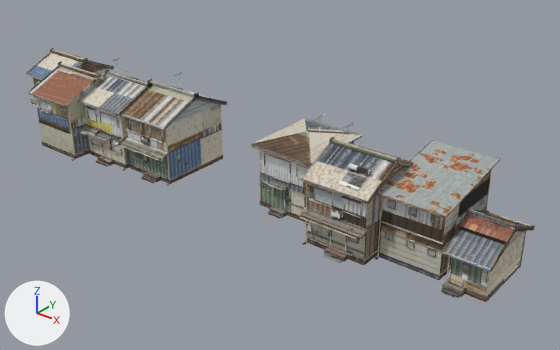
The glTF model public/models/lowpix/world_arch/lane_near.glb, before and after one commit.
Before and after are seen from a 50 mm camera at (42.3, -46.0, 31.1) aimed at (4.3, 1.4, 1.7). The axes (+X, +Y, +Z) are drawn at lower left. The lights are the same throughout. The first picture is the older version. Where no turn or scale is listed for an object, it has been applied to the vertices. Vertices at exactly the same position are counted once.

Objects in the first picture: 'lane_near'.
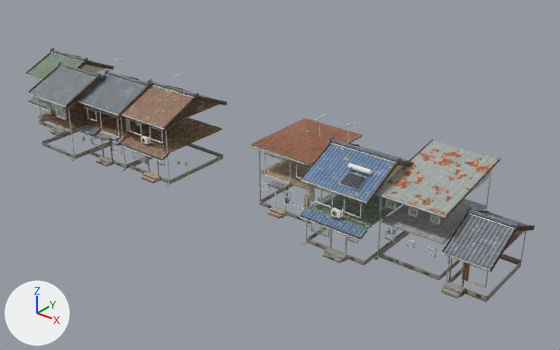
What differs and where, as boxes [x1, y1, x2, y2] in the pictures (560 x 350 px):
part 1 of me_hn_705_340_found, deleted
    before: [307, 230, 365, 261]
part 2 of me_hn_705_340_found, cut back
    before: [33, 64, 525, 296]
    after: [38, 64, 524, 251]
part 3 of me_hn_705_340_found, surface changed
    both: [26, 48, 535, 302]

The change, as a diff of the scene's bpy script:
```diff
--- a/public/models/lowpix/world_arch/lane_near.glb.py
+++ b/public/models/lowpix/world_arch/lane_near.glb.py
@@ me_hn_705_340_found @@
 # used by ob_lane_near; location = (0.0, -0.22, 4.59)
-me_hn_705_340_found.from_pydata(...)  # 6128 vertices, 9392 faces; spans x -26.1..26.1, y -5.6..5.6, z -4.6..4.6
+me_hn_705_340_found.from_pydata(...)  # 6028 vertices, 9248 faces; spans x -26.1..26.1, y -5.6..5.6, z -4.6..4.6
+# me_hn_705_340_found part 1: the loose piece of 8 vertices spanning x 11.3..16.6, y -3.7, z -4.2..-3.4 is deleted
+# me_hn_705_340_found part 2
+# 92 vertices are removed from x -25.7..25.7, y -5.1..5.0, z -4.2..1.0
+# 247 faces are deleted
+# 4 vertices move within x 4.5..9.7, y -1.2, z -4.2..1.0
+# 111 new faces join them
+# me_hn_705_340_found part 3: 9067 kept faces spanning x -26.1..26.1, y -5.6..5.6, z -4.6..4.6 get new texture (UV) coordinates
 me_hn_705_340_found.materials.append(mat_lane_near)
```
